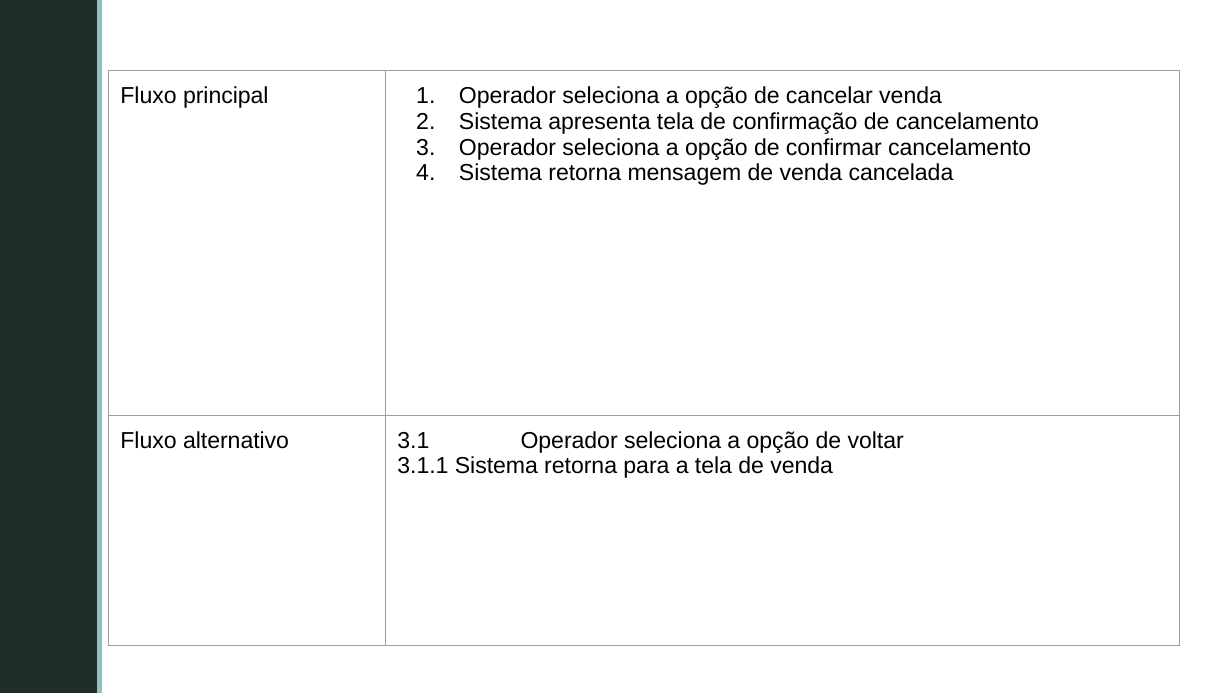
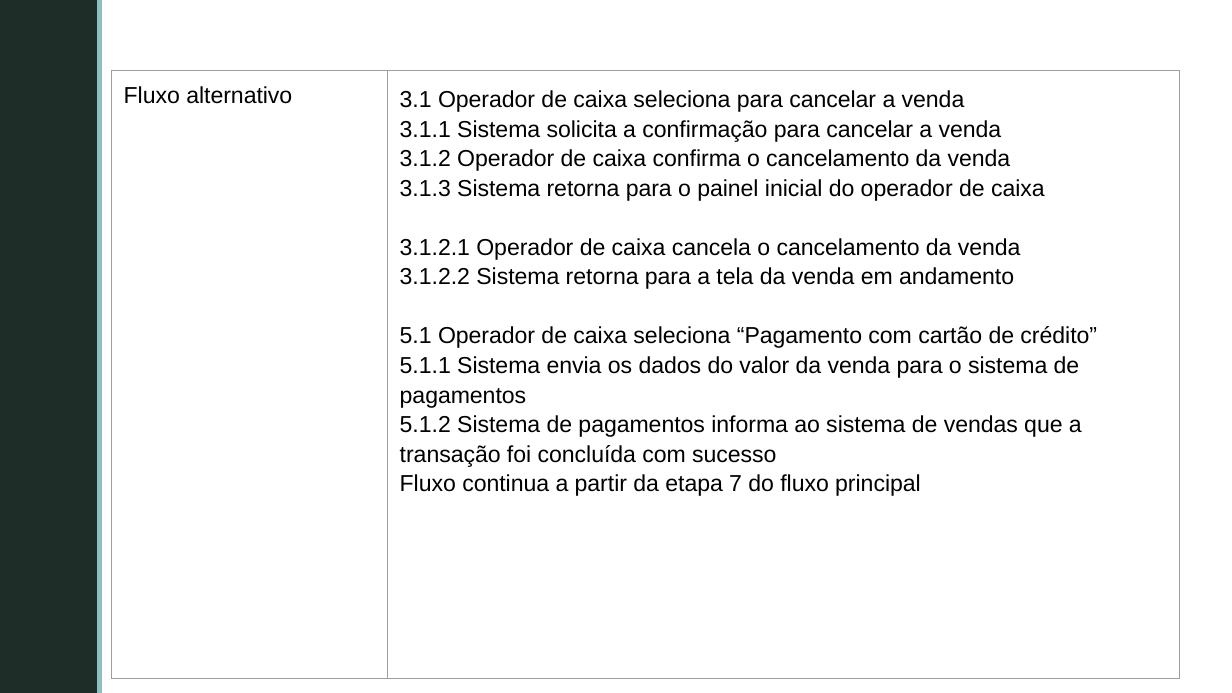
Before and after one commit to GabrielFVieira/PDV_Grupo5_Projeto_Software, a slide deck: slide 21 of documentos/Casos de Uso/CasosDeUso_Requisitos.pptx (slide 22 before the commit). Drawn at 1232x693 pixels with LibreOffice and Linux fonts; fonts in the diff are those of the drawing; background and template pictures are left out. Boxes give left, top, right and bottom in pixels: in the first picture for what was removed or moved away, otherwise in the second. Text is boxed around its words. In the diff, an @@ line names an element or a change of style, - is before the commit and + after.

```diff
--- a/documentos/Casos de Uso/CasosDeUso_Requisitos.pptx
+++ b/documentos/Casos de Uso/CasosDeUso_Requisitos.pptx
@@ table at [111,70,1179,500] @@
-row 1: Fluxo principal | Operador seleciona a opção de cancelar venda / Sistema apresenta tela de confirmação de cancelamento / Operador seleciona a opção de confirmar cancelamento / Sistema retorna mensagem de venda cancelada
-row 2: Fluxo alternativo | 3.1 Operador seleciona a opção de voltar / 3.1.1 Sistema retorna para a tela de venda
+row 1: Fluxo alternativo | 3.1 Operador de caixa seleciona para cancelar a venda / 3.1.1 Sistema solicita a confirmação para cancelar a venda / 3.1.2 Operador de caixa confirma o cancelamento da venda / 3.1.3 Sistema retorna para o painel inicial do operador de caixa / 3.1.2.1 Operador de caixa cancela o cancelamento da venda / 3.1.2.2 Sistema retorna para a tela da venda em andamento / 5.1 Operador de caixa seleciona “Pagamento com cartão de crédito” / 5.1.1 Sistema envia os dados do valor da venda para o sistema de pagamentos / 5.1.2 Sistema de pagamentos informa ao sistema de vendas que a transação foi concluída com sucesso / Fluxo continua a partir da etapa 7 do fluxo principal
```
Also in this commit, not shown: 16 other slides changed, 1 slide added, 3 other files.
